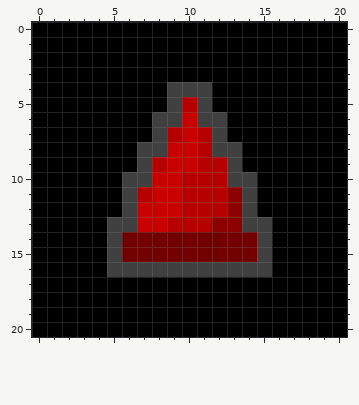
Pixel-art file, stored at public/assets/cosmetics/head/icons/pointed-hat.aseprite. That is the earlier state.
21x21 pixels, 1 frame.
Once edited:
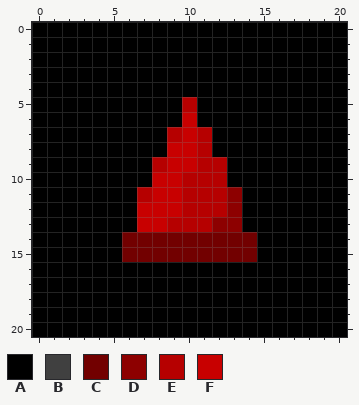
Palette (. is transparent): A #000000  B #404040  C #720000  D #8d0000  E #b60000  F #c80000
The edit:
Changed rows in their new state; - is an unchanged pixel.
Layer "Layer 2":
first column x 5:
 4 ----AAA----
 5 ----A-A----
 6 ---AA-AA---
 7 ---A---A---
 8 --AA---AA--
 9 --A-----A--
10 -AA-----AA-
11 -A-------A-
12 -A-------A-
13 AA-------AA
14 A---------A
15 A---------A
16 AAAAAAAAAAA
Boxes around the changes in both pictures, in picture pixels (x1, y1, x2, y2):
changed: (107, 82, 272, 277)
